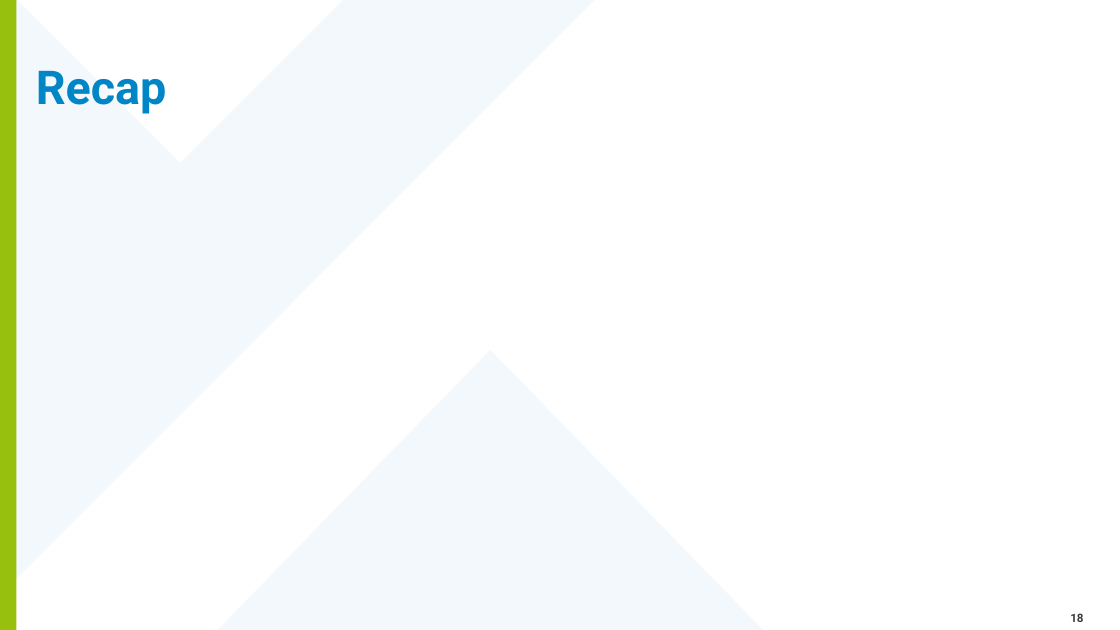
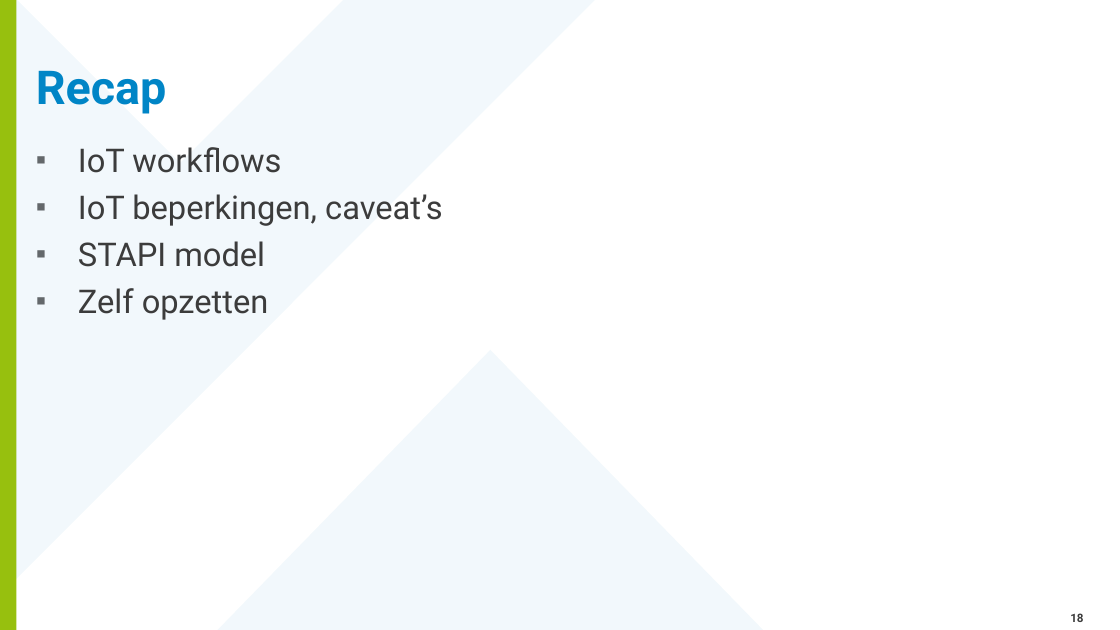
Before and after one commit to Geonovum/Workshop-OGC-Sensor-APIs-basis, a slide deck: slide 18 of Presentatie/SensorThingsAPI_AbInitio.pptx. Drawn at 1120x630 pixels with LibreOffice and Linux fonts; fonts in the diff are those of the drawing; background and template pictures are left out. Boxes give left, top, right and bottom in pixels: in the first picture for what was removed or moved away, otherwise in the second. Text is boxed around its words. In the diff, an @@ line names an element or a change of style, - is before the commit and + after.

```diff
--- a/Presentatie/SensorThingsAPI_AbInitio.pptx
+++ b/Presentatie/SensorThingsAPI_AbInitio.pptx
@@ text added at [78,147,442,320], 28 pt, text #3C3C3C @@
+▪ IoT workflows
+▪ IoT beperkingen, caveat’s
+▪ STAPI model
+▪ Zelf opzetten
```
